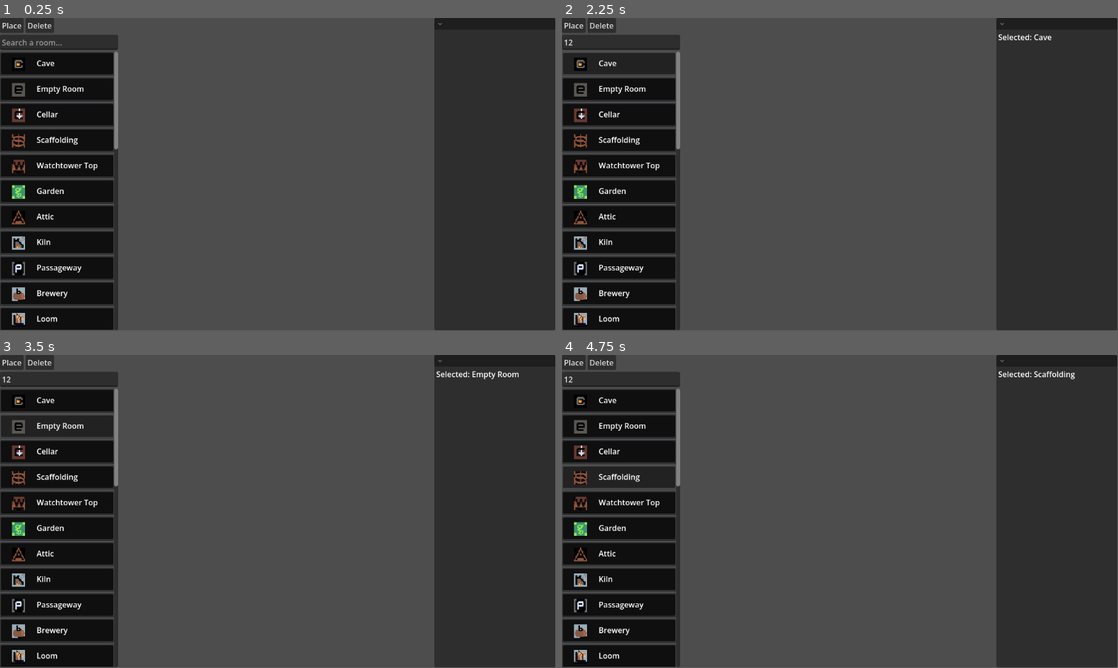
Above: before the commit, frames 1-4 (two rows, left to right).
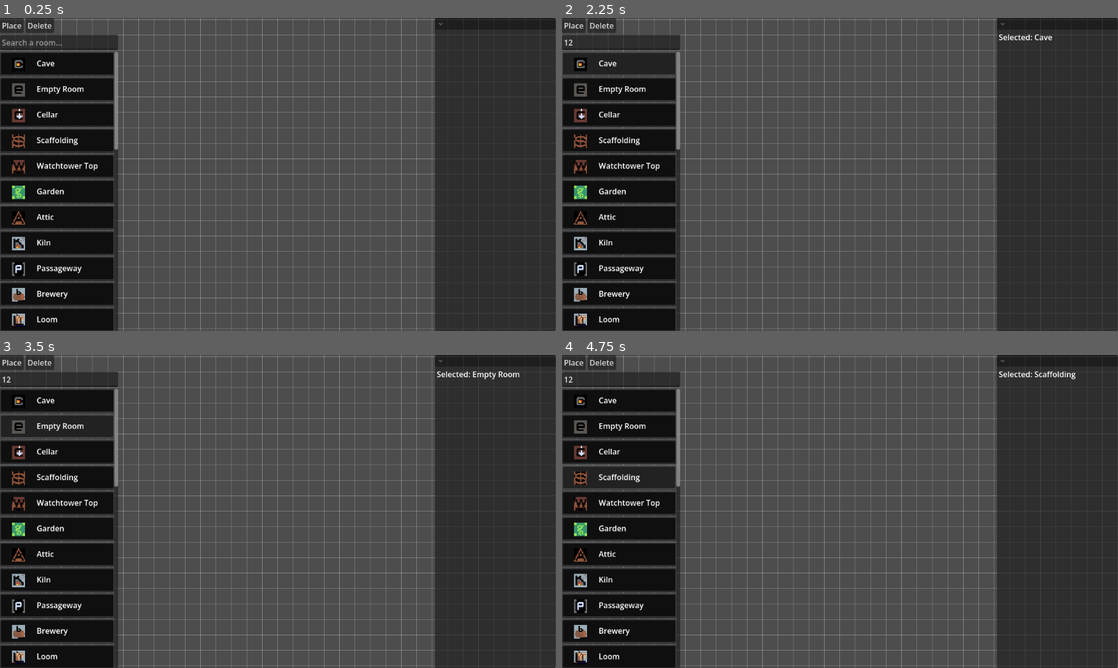
Above: after the commit, the same moments.

Repository: timtim40a/architectum
Game: Godot game, scene res://game.tscn
Two runs of this game, one before a commit and one after it. Both use one fixed random seed, a clock stepped at 60 frames per second and the inputs below.
Inputs (mouse positions are in pixels of both pictures, inside the frame that each line leads up to):
- Up to frame 1 (0.25 s): no input
- Up to frame 2 (2.25 s): click (623, 43) at 0.52 s; type "12" at 0.6 s; click "Place" at 1.25 s; click "Cave" at 2 s
- Up to frame 3 (3.5 s): click "Empty Room" at 2.75 s
- Up to frame 4 (4.75 s): click "Cellar" at 3.5 s; click "Scaffolding" at 4.25 s
In our replay, the window is 799x449 before the commit and 800x450 after it. These sizes can differ from the game's own. Grey fills any space a smaller window leaves; there, only what the larger window draws over its background counts as a difference.

The runs differ from the first frame. In frame 1, 5.1% of the frame differs, in the area x 0-100%, y 0-100%; in frame 2, 5.2%; in frame 3, 5.3%; in frame 4, 5.3%.

Commit message:
Add grid

Diff:
--- a/game.tscn
+++ b/game.tscn
@@ -5,6 +5,7 @@
 [ext_resource type="Script" uid="uid://cmlx5rf5uha0" path="res://room_layer_manager.gd" id="2_fc0e3"]
 [ext_resource type="Script" uid="uid://bx7jrvkd7nlec" path="res://camera.gd" id="3_7jktm"]
 [ext_resource type="Script" uid="uid://dm5x8ferocggi" path="res://ui_manager.gd" id="3_feb5d"]
+[ext_resource type="Script" uid="uid://bjh2r7uke0mc3" path="res://grid.gd" id="4_ryrav"]
 
 [sub_resource type="TileSetAtlasSource" id="TileSetAtlasSource_e2o6t"]
 texture = ExtResource("1_80nbo")
@@ -68,6 +69,7 @@
 [node name="PreviewLayer" type="TileMapLayer" parent="Map" unique_id=1697802876]
 
 [node name="UI" type="CanvasLayer" parent="." unique_id=1155177362]
+layer = 2
 
 [node name="LeftPanel" type="FoldableContainer" parent="UI" unique_id=1653895339]
 offset_left = 901.0
@@ -131,6 +133,9 @@
 
 [node name="GridLayer" type="CanvasLayer" parent="." unique_id=722482391]
 
+[node name="Grid" type="Node2D" parent="GridLayer" unique_id=757558641]
+script = ExtResource("4_ryrav")
+
 [node name="RoomManager" type="Node" parent="." unique_id=936358340]
 script = ExtResource("2_e2o6t")
 
--- /dev/null
+++ b/grid.gd
@@ -0,0 +1,74 @@
+extends Node2D
+
+@export var tilemap_path: NodePath = ^"../../Map/RoomLayer"
+@export var line_color: Color = Color(1, 1, 1, 0.3)
+@export var line_width: float = 1.0
+
+var tilemap: TileMapLayer
+var camera: Camera2D
+var cell_size: Vector2
+
+func _ready() -> void:
+	tilemap = get_node(tilemap_path) as TileMapLayer
+	camera = get_viewport().get_camera_2d()
+
+	if tilemap:
+		var actual_size = tilemap.tile_set.tile_size
+		print("=== GRID DEBUG ===")
+		print("TileSet tile_size: ", actual_size)
+
+		# Test: get distance between two adjacent tiles
+		var tile_0_0 = tilemap.map_to_local(Vector2i(0, 0))
+		var tile_1_0 = tilemap.map_to_local(Vector2i(1, 0))
+		var tile_0_1 = tilemap.map_to_local(Vector2i(0, 1))
+		print("Distance between tiles (X): ", tile_1_0 - tile_0_0)
+		print("Distance between tiles (Y): ", tile_0_1 - tile_0_0)
+
+func _process(_delta: float) -> void:
+	queue_redraw()
+
+func _draw() -> void:
+	if tilemap == null or camera == null:
+		return
+
+	var viewport_size = get_viewport_rect().size
+	var cell_size = tilemap.tile_set.tile_size
+	var cam_zoom = camera.zoom
+
+	# Convert grid coordinate to screen position
+	var grid_to_screen = func(grid_x: int, grid_y: int) -> Vector2:
+		var tile_local = tilemap.map_to_local(Vector2i(grid_x, grid_y))
+		var corner_local = tile_local - cell_size / 2.0  # Top-left corner
+		var world_pos = tilemap.to_global(corner_local)
+		var cam_center = camera.get_screen_center_position()
+		return (world_pos - cam_center) * cam_zoom + viewport_size / 2.0
+
+	# Calculate visible range
+	var cam_center = camera.get_screen_center_position()
+	var half_view = viewport_size / (2.0 * cam_zoom)
+
+	var top_left_world = cam_center - half_view
+	var bottom_right_world = cam_center + half_view
+
+	var start_grid = tilemap.local_to_map(tilemap.to_local(top_left_world)) - Vector2i(2, 2)
+	var end_grid = tilemap.local_to_map(tilemap.to_local(bottom_right_world)) + Vector2i(2, 2)
+
+	# Draw vertical grid lines
+	for x in range(start_grid.x, end_grid.x + 2):
+		var top_screen = grid_to_screen.call(x, start_grid.y)
+		var bottom_screen = grid_to_screen.call(x, end_grid.y + 1)
+		draw_line(
+			Vector2(top_screen.x, 0),
+			Vector2(bottom_screen.x, viewport_size.y),
+			line_color, line_width
+		)
+
+	# Draw horizontal grid lines
+	for y in range(start_grid.y, end_grid.y + 2):
+		var left_screen = grid_to_screen.call(start_grid.x, y)
+		var right_screen = grid_to_screen.call(end_grid.x + 1, y)
+		draw_line(
+			Vector2(0, left_screen.y),
+			Vector2(viewport_size.x, right_screen.y),
+			line_color, line_width
+		)
--- a/project.godot
+++ b/project.godot
@@ -14,6 +14,10 @@
 run/main_scene="uid://wjs2bvbyguhw"
 config/features=PackedStringArray("4.6", "Forward Plus")
 config/icon="res://icon.svg"
+
+[display]
+
+window/stretch/mode="viewport"
 
 [input]
 
Not shown, added: grid.gd.uid
